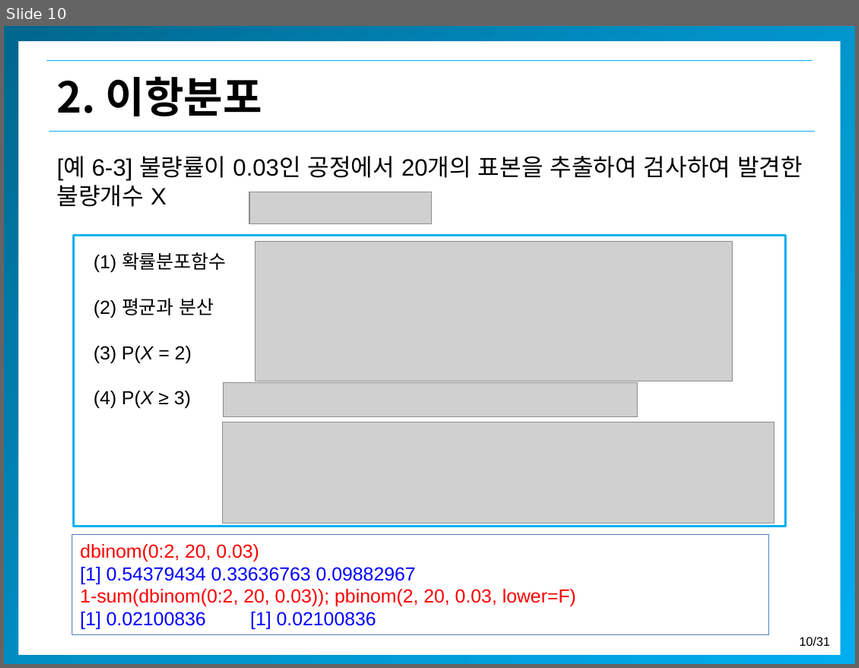
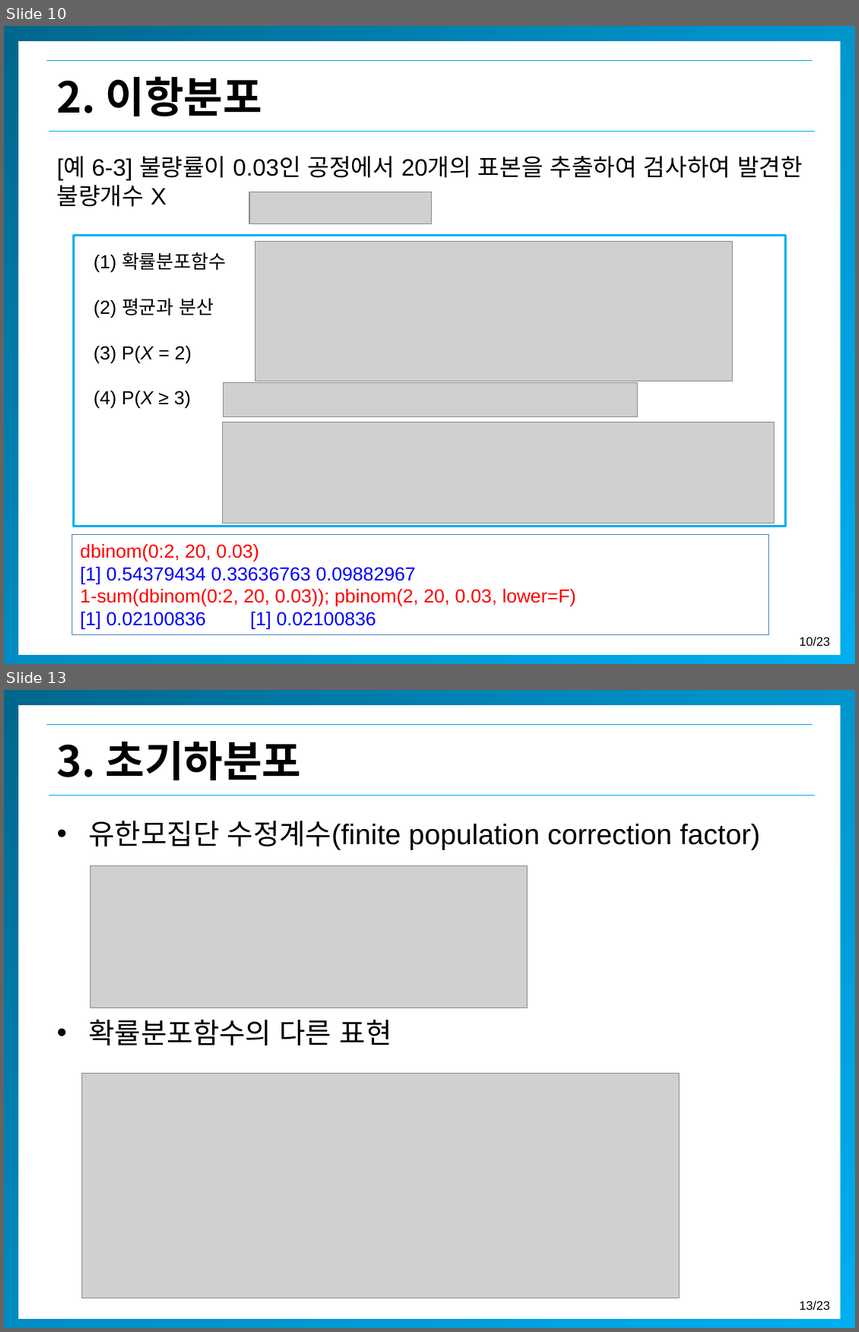
Before and after one commit to misdb/statistics, a slide deck: .gitbook/assets/chapter-04-3-kor (1).pptx. Shown one above the other, each under a label of ours: slide 10 before the commit, slides 10 and 13 after it; the slides between them are not shown. The pictures are 859x668 and 859x1332 pixels, drawn with LibreOffice and Linux fonts; fonts in the diff are those of the drawing; grey boxes stand for pictures; background and template pictures are left out. Boxes give left, top, right and bottom in pixels: in the first picture for what was removed or moved away, otherwise in the second. Text is boxed around its words. In the diff, an @@ line names an element or a change of style, - is before the commit and + after.

```diff
--- a/.gitbook/assets/chapter-04-3-kor (1).pptx
+++ b/.gitbook/assets/chapter-04-3-kor (1).pptx
@@ slide 13 added at <box>4,690,855,1328</box>, background #FFFFFF; not listed: 5 template elements that a slide beside it also shows @@
@@ text added at <box>57,741,302,780</box>, 36 pt, text #000000, bold @@
+3. 초기하분포
@@ text added at <box>89,821,761,1046</box>, 24 pt, text #000000 @@
+• 유한모집단 수정계수(finite population correction factor)
+• 확률분포함수의 다른 표현
@@ picture added at <box>91,866,528,1008</box> @@
@@ picture added at <box>82,1073,679,1298</box> @@
@@ page number at <box>800,637,831,646</box>: text changed @@
-10/31
+10/23
```
Also in this commit, not shown: 1 slide changed, 6 other slides added, 5 other files.
